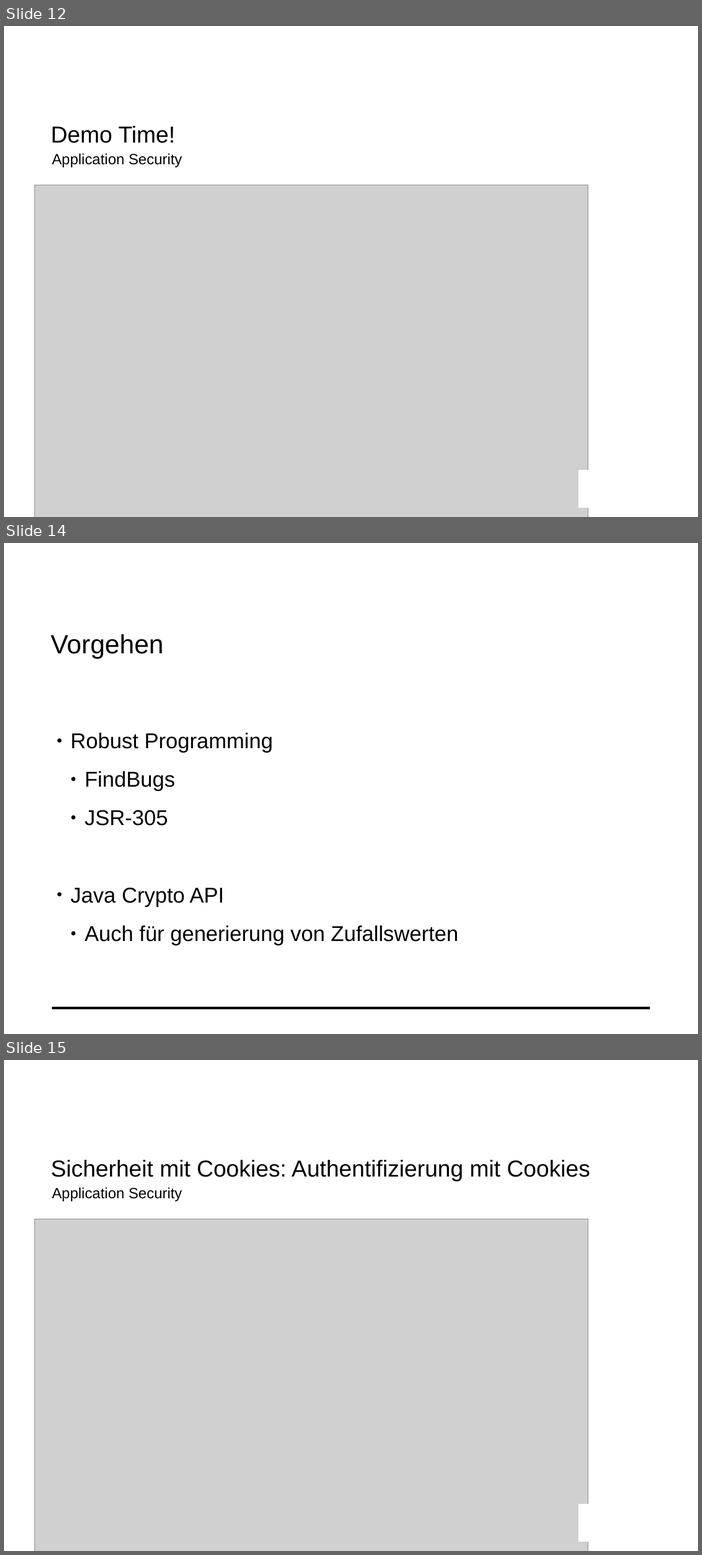
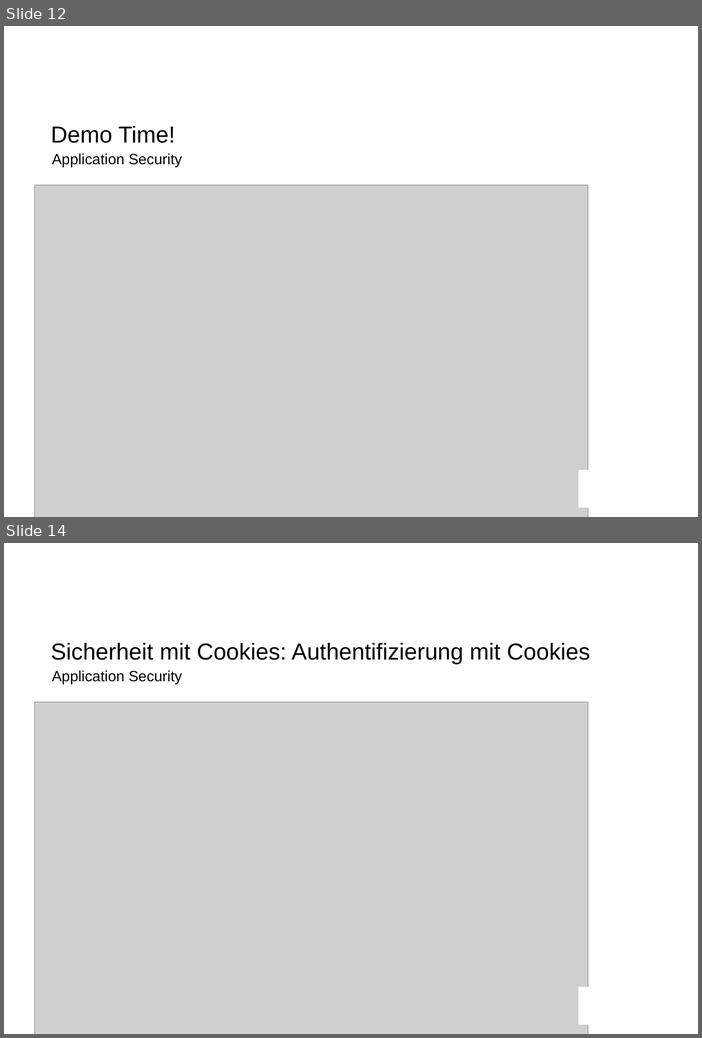
Before and after one commit to mat1/apsicookie, a slide deck: documentation/Cookie.odp. Shown one above the other, each under a label of ours: slides 12, 14 and 15 before the commit, slides 12 and 14 after it; the slides between them are not shown. The pictures are 702x1555 and 702x1038 pixels, drawn with LibreOffice and Linux fonts; fonts in the diff are those of the drawing; grey boxes stand for pictures; background and template pictures are left out. Boxes give left, top, right and bottom in pixels: in the first picture for what was removed or moved away, otherwise in the second. Text is boxed around its words. In the diff, an @@ line names an element or a change of style, - is before the commit and + after.

```diff
--- a/documentation/Cookie.odp
+++ b/documentation/Cookie.odp
@@ slide 14 removed at bbox=[4, 543, 698, 1034], background #FFFFFF; not listed: 1 template element that a slide beside it also shows @@
@@ text removed at bbox=[50, 634, 163, 659] @@
-Vorgehen
@@ text removed at bbox=[70, 733, 459, 945] @@
-● Robust Programming
-  ● FindBugs
-  ● JSR-305
-● Java Crypto API
-  ● Auch für generierung von Zufallswerten
@@ what was slide 15 is now slide 14 @@
```
Also in this commit, not shown: 1 slide changed, 1 other file.
